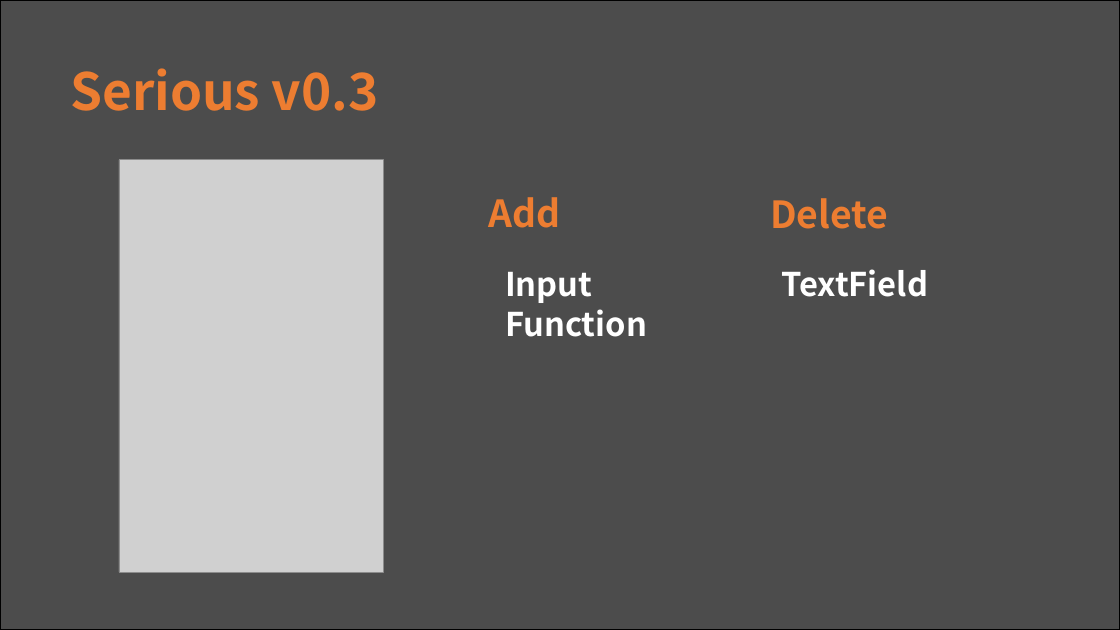
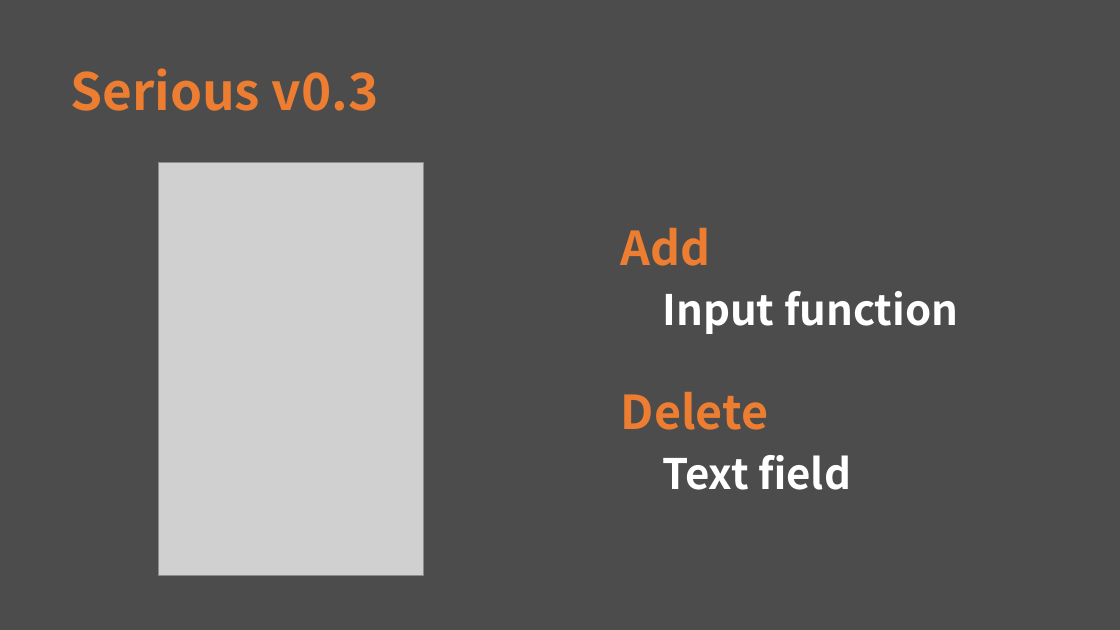
Before and after one commit to hbseo/desktop_calculator, a slide deck: slide 9 of simpsons.pptx. Drawn at 1120x630 pixels with LibreOffice and Linux fonts; fonts in the diff are those of the drawing; grey boxes stand for pictures. Boxes give left, top, right and bottom in pixels: in the first picture for what was removed or moved away, otherwise in the second. Text is boxed around its words. In the diff, an @@ line names an element or a change of style, - is before the commit and + after.

```diff
--- a/simpsons.pptx
+++ b/simpsons.pptx
@@ background #FFFFFF to #4C4C4C @@
@@ rectangle removed at bbox=[0, 0, 1120, 630] @@
@@ picture: place and size @@
-picture at bbox=[119, 160, 384, 572]
+picture at bbox=[159, 163, 423, 576]
@@ text "Add": place and size @@
-text "Add" at bbox=[488, 197, 560, 228]
+text "Add" at bbox=[621, 228, 711, 266]
@@ text "Add" at bbox=[621, 228, 711, 266]: size 32 to 40 pt @@
@@ text removed at bbox=[782, 269, 928, 297] @@
-TextField
@@ text at bbox=[662, 291, 959, 334]: text changed; size 28 to 36 pt @@
-Input Function
+Input function
@@ text "Delete" at bbox=[621, 392, 768, 430]: size 32 to 40 pt @@
@@ text "Delete": place and size @@
-text "Delete" at bbox=[770, 198, 888, 229]
+text "Delete" at bbox=[621, 392, 768, 430]
@@ text added at bbox=[662, 455, 851, 490], 36 pt, text #FFFFFF, bold @@
+Text field
```
Also in this commit, not shown: 11 other slides changed.
